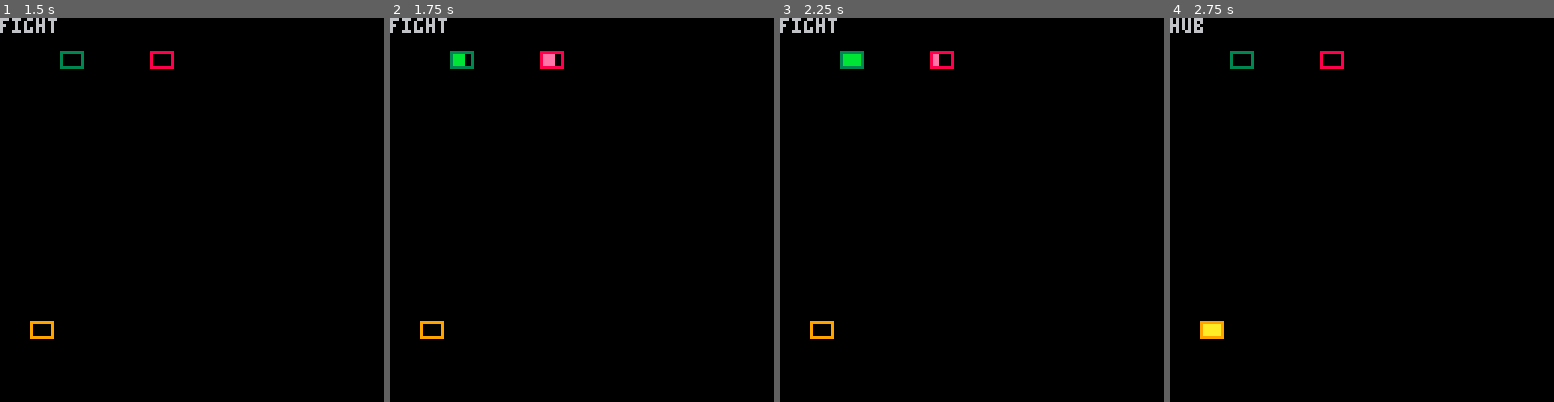
Above: before the commit, frames 1-4 (left to right).
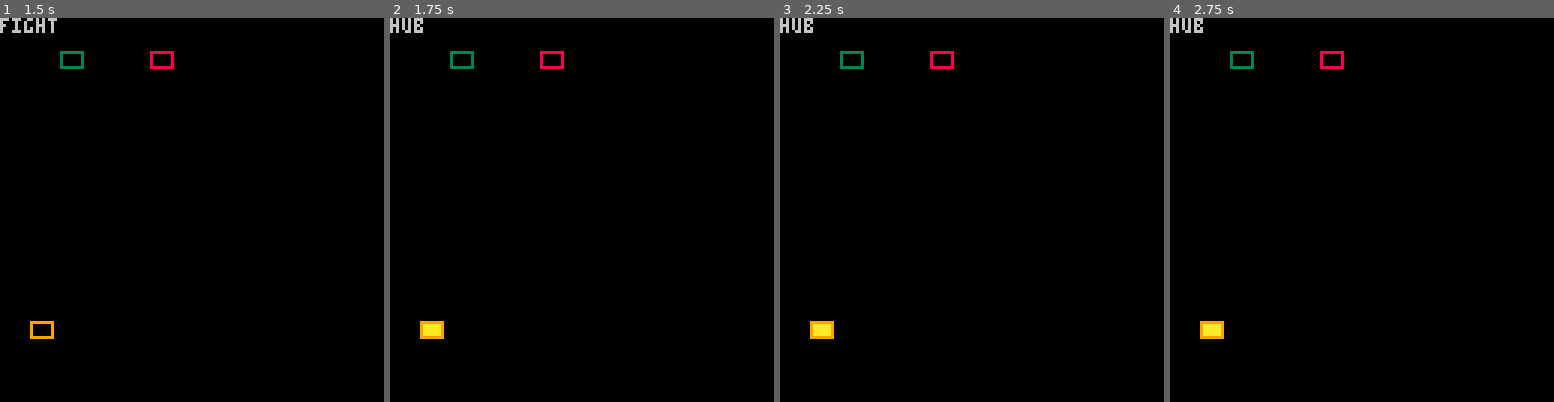
Above: after the commit, the same moments.

Repository: VedVid/IdleRPG
Game: PICO-8 cartridge idlerpg.p8
The game is run twice, just before and just after one commit, with the same random seed, the same clock (stepped at 60 frames per second) and the same inputs.
Inputs:
- Up to frame 1 (1.5 s): tap O (Z key) at 0.7 s
- Up to frame 2 (1.75 s): tap O (Z key) at 1.7 s
- Up to frame 3 (2.25 s): tap O (Z key) at 2.1 s
- Up to frame 4 (2.75 s): tap O (Z key) at 2.5 s

Frame 1 is identical in both runs. In frame 2, 0.6% of the frame differs, in the area x 0-43%, y 0-83%; in frame 3, 0.6%; in frame 4, nothing differs.

Commit message:
Dmg toned down, added defense, combat is not deterministic anymore

Diff:
--- a/idlerpg.p8
+++ b/idlerpg.p8
@@ -66,8 +66,9 @@
  local player = {}
  player.max_hp = 10
  player.current_hp = 10
- player.damage = 7
+ player.damage = 3
  player.attack_speed = 3
+ player.defense = 2
  player.current_xp = 0
  player.xp_to_lvl_up = 100
  player.attack_bar =
@@ -100,8 +101,9 @@
  local enemy = {}
  enemy.max_hp = 5
  enemy.current_hp = 5
- enemy.damage = 4
+ enemy.damage = 2
  enemy.attack_speed = 5
+ enemy.defense = 2
  enemy.xp = 50
  enemy.attack_bar =
   make_progress_bar(50, 10,
@@ -114,7 +116,7 @@
 function fight(player, enemy)
  if (player.attack_bar.frame == 1 and
      player.attack_bar.tick == 0) then
-  enemy.current_hp -= 1
+  enemy.current_hp -= flr(rnd(player.damage+1))
  end
  if (enemy.current_hp <= 0) then
   player.current_xp += enemy.xp
@@ -122,7 +124,7 @@
  end
  if (enemy.attack_bar.frame == 1 and
      player.attack_bar.tick == 0) then
-  player.current_hp -= 1
+  player.current_hp -= flr(rnd(enemy.damage+1))
  end
  if (player.current_hp <= 0) then
   game_state = "hub"
